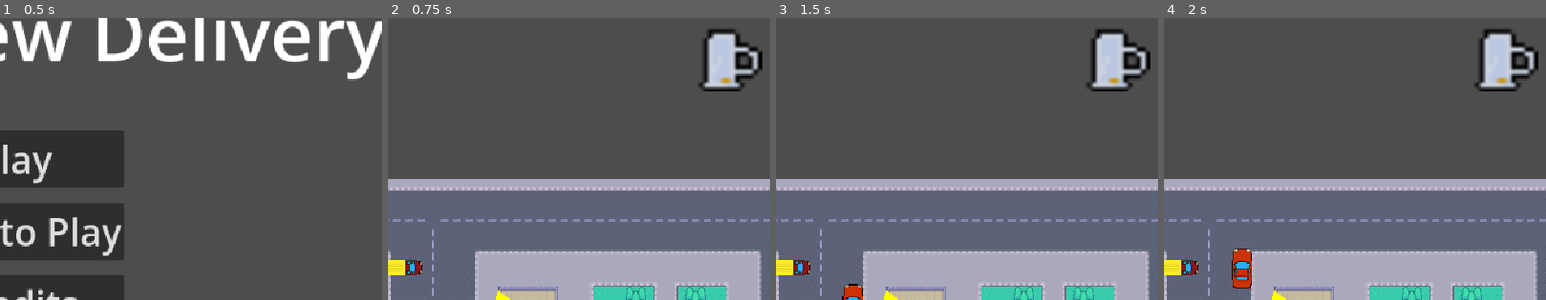
Above: before the commit, frames 1-4 (left to right).
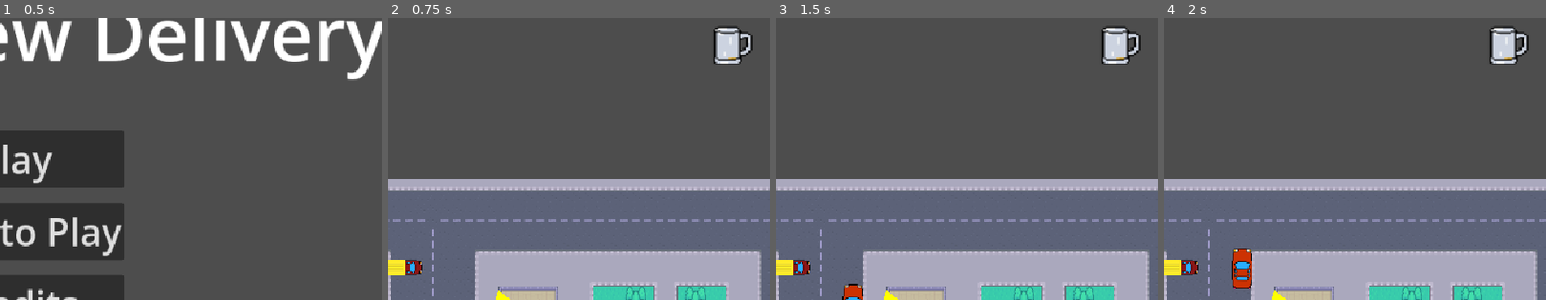
Above: after the commit, the same moments.

Repository: BastianTnd/grand-brew-delivery
Game: Godot game, scene res://Game/MainMenu/main_menu.tscn
Same seed, same stepped clock (60 frames per second), same inputs: the game is played once before the commit and once after it.
Inputs:
- Up to frame 1 (0.5 s): no input
- Up to frame 2 (0.75 s): click "Play" at 0.5 s
- Up to frame 3 (1.5 s): hold Right (ui_right) from 1.28 s (still down)
- Up to frame 4 (2 s): keep holding Right (ui_right)
The pictures show only the part of the screen within x 48-98%, y 5-55%; the shares and areas given below are measured in that part.

Frame 1 is identical in both runs. In frame 2, 2.3% of the frame differs, in the area x 81-98%, y 2-27%; in frame 3, 2.3%; in frame 4, 2.3%.

Commit message:
ui/graphic(HUD):
- converted 16x16 Beer sprites to 32x32

Diff:
--- a/godot_project/Game/HUD/hud.tscn
+++ b/godot_project/Game/HUD/hud.tscn
@@ -70,6 +70,6 @@
 theme_override_constants/margin_right = 30
 
 [node name="BeerVisual" type="AnimatedSprite2D" parent="MarginContainer" unique_id=1737324907]
-position = Vector2(-10, 100)
-scale = Vector2(6, 6)
+position = Vector2(-5, 80)
+scale = Vector2(2, 2)
 sprite_frames = SubResource("SpriteFrames_v1bms")
--- a/godot_project/project.godot
+++ b/godot_project/project.godot
@@ -13,7 +13,6 @@
 config/name="Grand Brew Delivery"
 run/main_scene="uid://dgt0l04fc5n87"
 config/features=PackedStringArray("4.6", "GL Compatibility")
-config/icon="uid://cec2h5dknjaqm"
 
 [autoload]
 
Binary file changed: godot_project/Game/Beer.png
Not shown, changed: godot_project/Game/Beer.png.import
Binary file changed: godot_project/Game/Beer_2.png
Not shown, changed: godot_project/Game/Beer_2.png.import
Binary file changed: godot_project/Game/Beer_3.png
Not shown, changed: godot_project/Game/Beer_3.png.import
Binary file changed: godot_project/Game/Beer_4.png
Not shown, changed: godot_project/Game/Beer_4.png.import
Binary file changed: godot_project/Game/Beer_5.png
Not shown, changed: godot_project/Game/Beer_5.png.import
Not shown: 1 places in godot_project/Game/HUD/hud.tscn that only renumber resources
